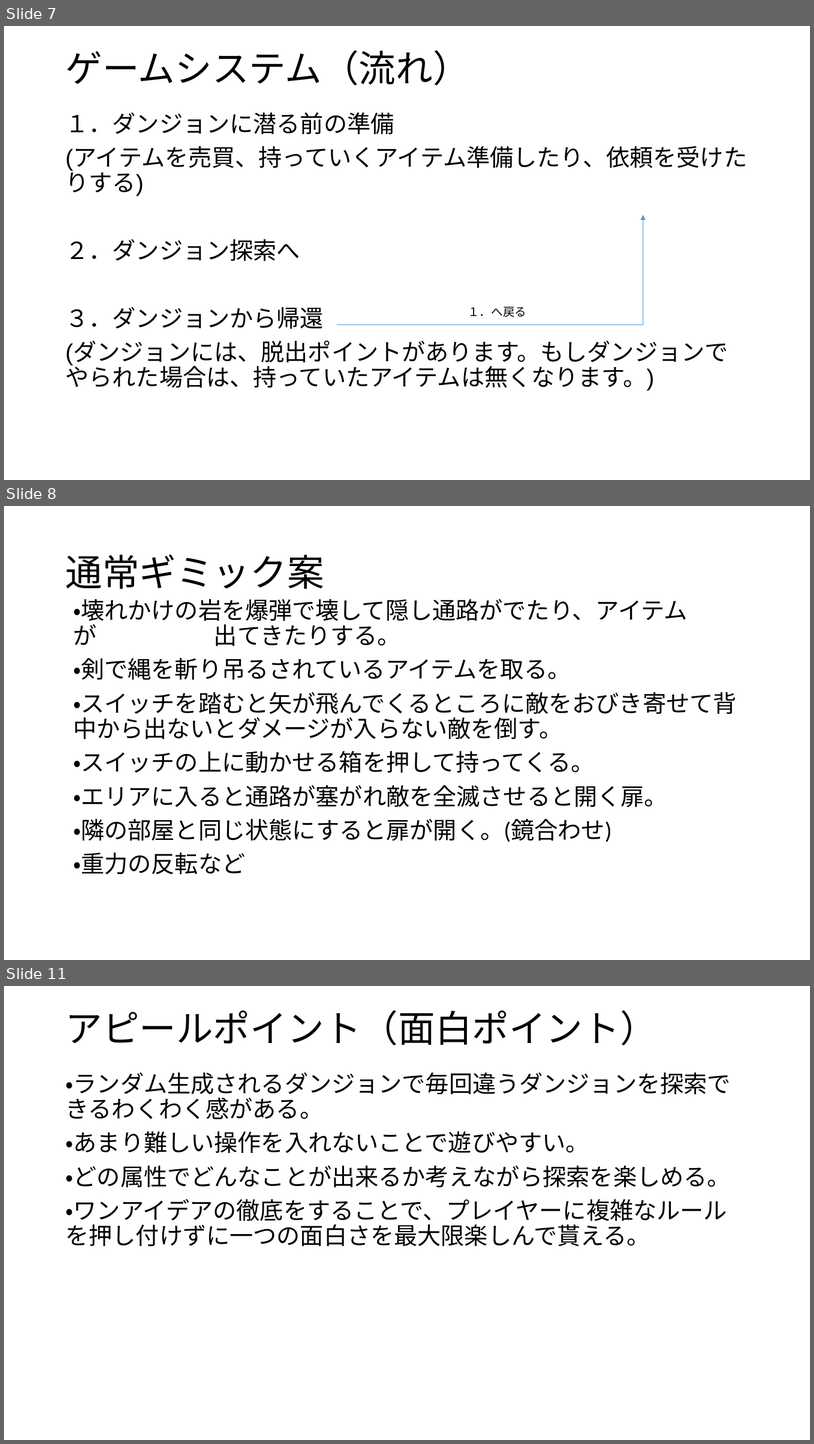
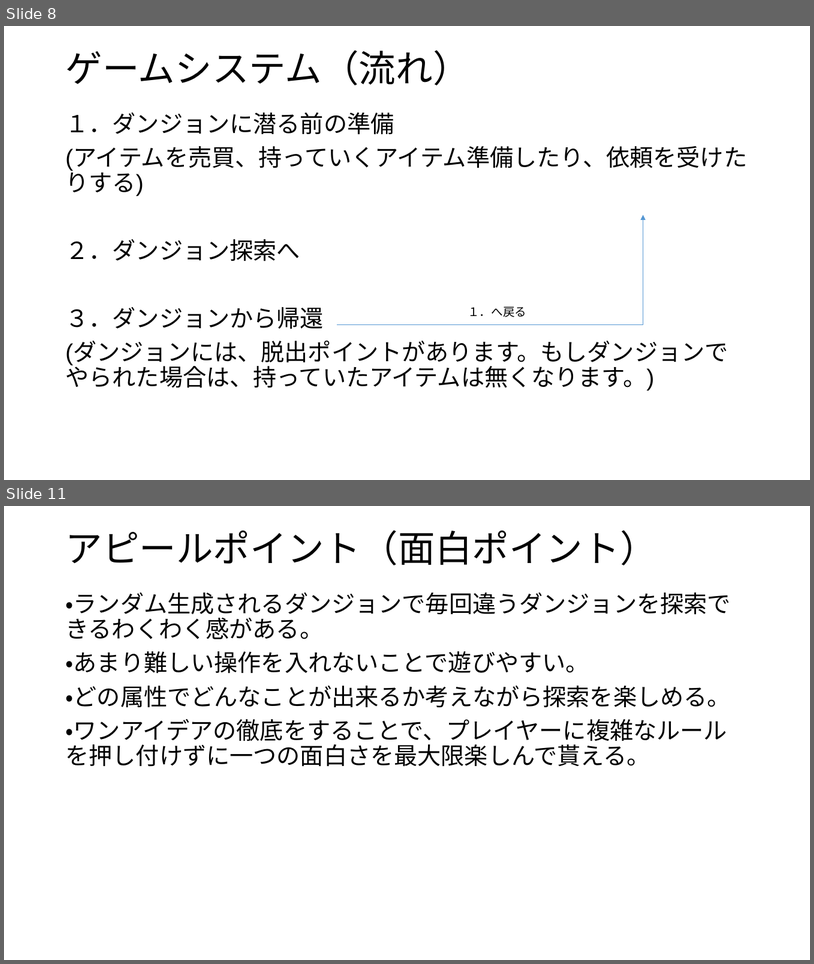
Before and after one commit to 2023Game/07Nakamoto, a slide deck: 3年後期/企画/ゲーム企画書5_提出 .pptx. Shown one above the other, each under a label of ours: slides 7, 8 and 11 before the commit, slides 8 and 11 after it; the slides between them are not shown. The pictures are 814x1444 and 814x964 pixels, drawn with LibreOffice and Linux fonts; fonts in the diff are those of the drawing. Boxes give left, top, right and bottom in pixels: in the first picture for what was removed or moved away, otherwise in the second. Text is boxed around its words. In the diff, an @@ line names an element or a change of style, - is before the commit and + after.

```diff
--- a/3年後期/企画/ゲーム企画書5_提出 .pptx
+++ b/3年後期/企画/ゲーム企画書5_提出 .pptx
@@ slide 8 removed at (4,506,810,960), background #FFFFFF @@
@@ title removed at (65,554,324,589) @@
-通常ギミック案
@@ text removed at (73,599,737,874) @@
-・壊れかけの岩を爆弾で壊して隠し通路がでたり、アイテムが 出てきたりする。
-・剣で縄を斬り吊るされているアイテムを取る。
-・スイッチを踏むと矢が飛んでくるところに敵をおびき寄せて背中から出ないとダメージが入らない敵を倒す。
-・スイッチの上に動かせる箱を押して持ってくる。
-・エリアに入ると通路が塞がれ敵を全滅させると開く扉。
-・隣の部屋と同じ状態にすると扉が開く。(鏡合わせ)
-・重力の反転など
@@ what was slide 7 is now slide 8 @@
```
Also in this commit, not shown: 5 slides changed, 3 slides added, 1 other slide removed, 6 other files.
